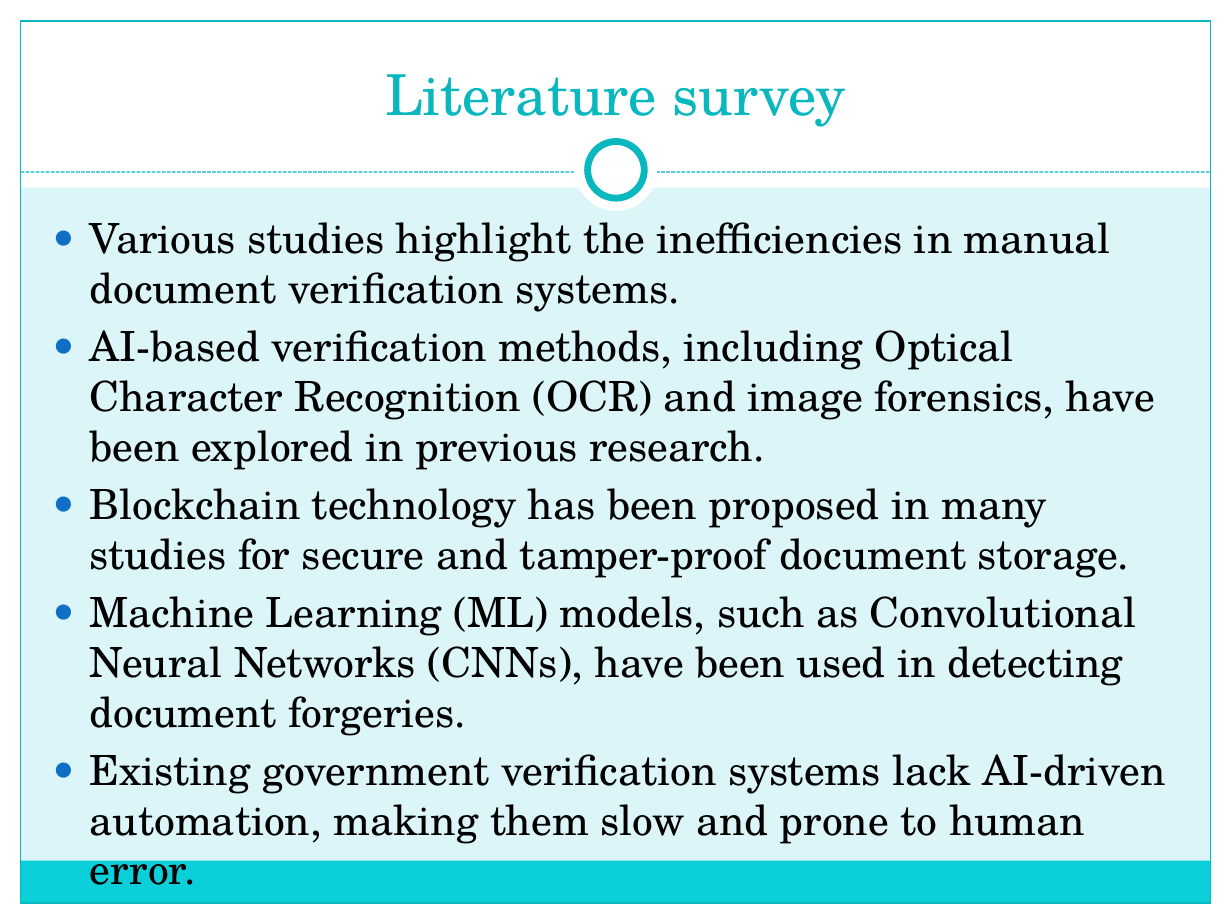
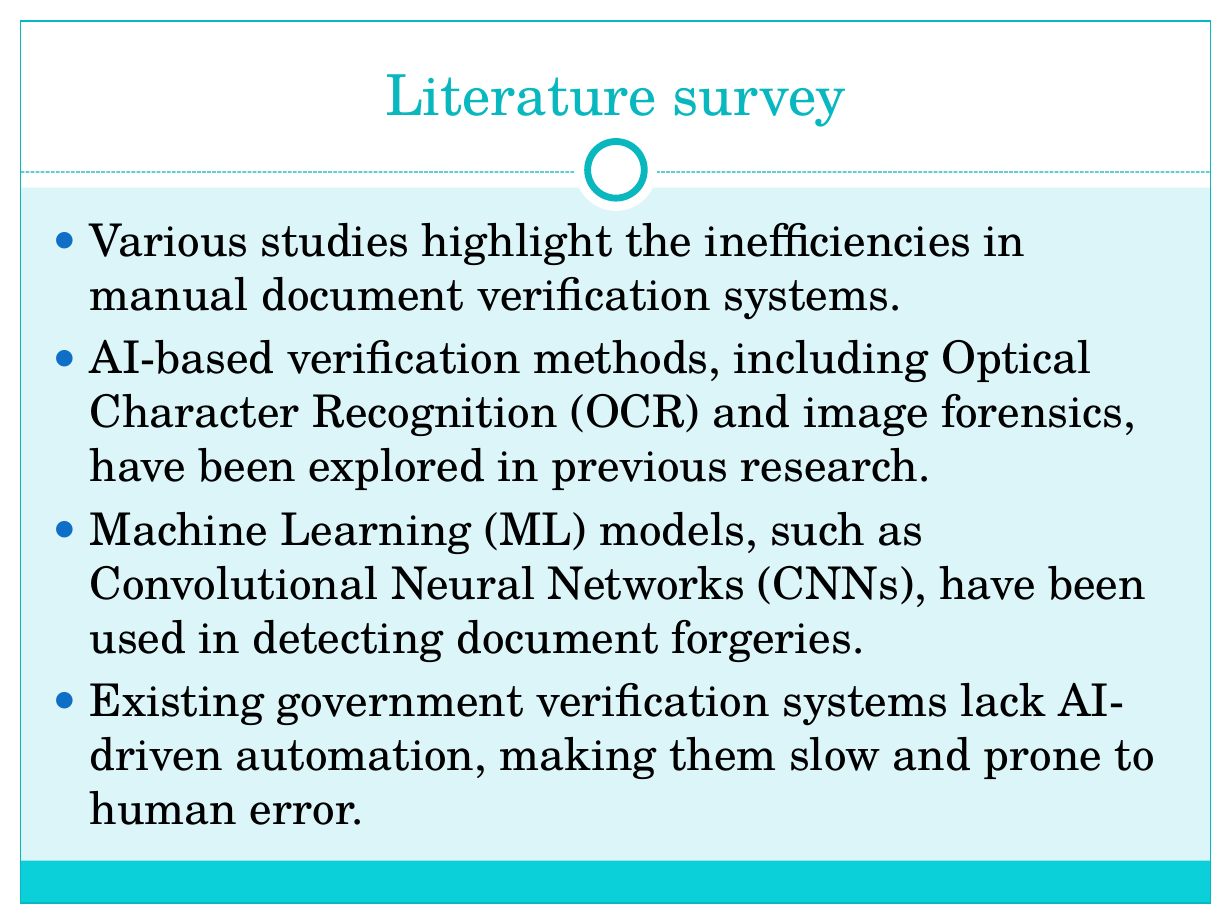
Before and after one commit to kotitechy/Storage, a slide deck: slide 3 of abc.ppt. Drawn at 1232x924 pixels with LibreOffice and Linux fonts; fonts in the diff are those of the drawing. Boxes give left, top, right and bottom in pixels: in the first picture for what was removed or moved away, otherwise in the second. Text is boxed around its words. In the diff, an @@ line names an element or a change of style, - is before the commit and + after.

Commit message:
Add files via upload

```diff
--- a/abc.ppt
+++ b/abc.ppt
@@ text "Various studies highlight the inefficiencies ..." at (x1=90, y1=222, x2=1154, y2=825): size 24.3 to 26.3 pt @@
@@ text at (x1=90, y1=488, x2=1129, y2=578): paragraph removed @@
-● Blockchain technology has been proposed in many studies for secure and tamper-proof document storage.
```
